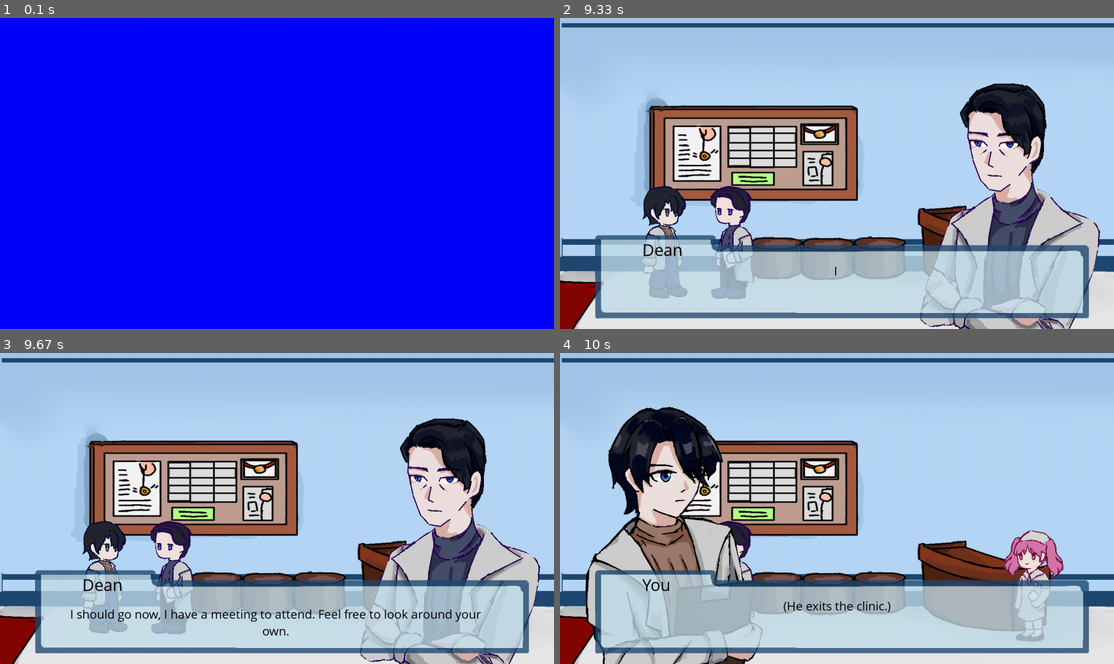
Above: before the commit, frames 1-4 (two rows, left to right).
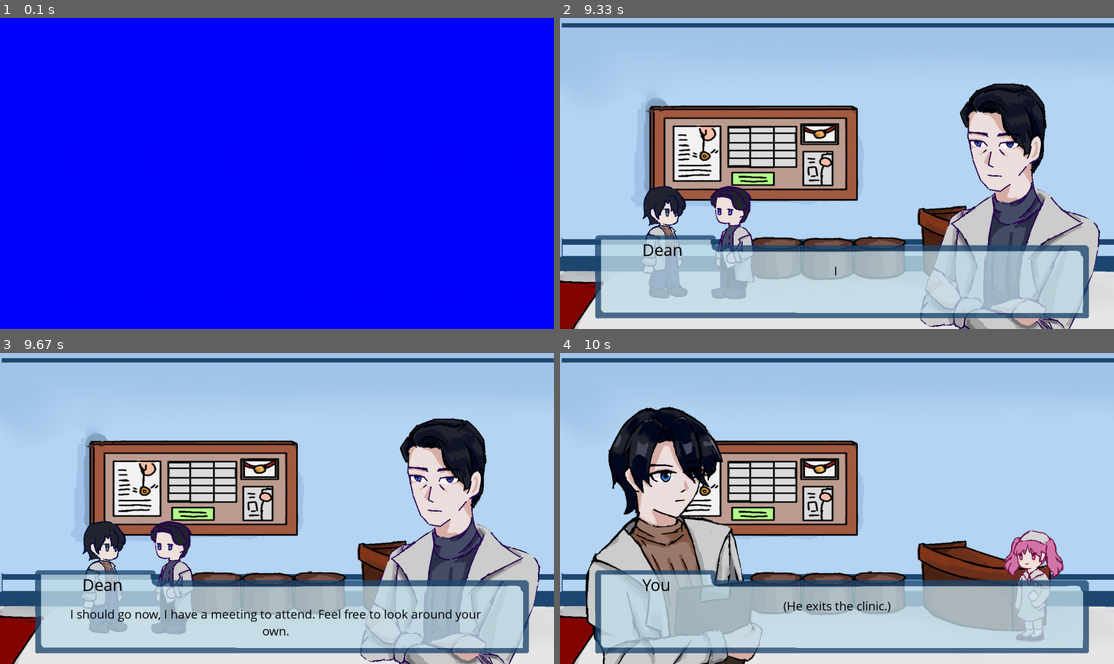
Above: after the commit, the same moments.

Repository: JoyYU271/2510-CSP1123-3-09
Game: pygame game, started from Intro1.py
The game is run twice, just before and just after one commit, with the same random seed, the same clock (stepped at 60 frames per second) and the same inputs.
Inputs:
- Up to frame 1 (0.1 s): no input
- Up to frame 2 (9.33 s): tap L at 0.33 s; hold D 0.67-1.13 s; tap Space at 1.17, 2.67, 3.07, 3.37, 3.63, 3.93, 4.07, 4.37, 4.73, 5.03, 5.23, 5.53, 5.73, 6.03, 6.8, 7.1, 7.23, 7.53, 7.9, 8.2, 8.4, 8.7, 8.9, 9.2 s; tap T at 1.5 s; tap I at 1.83 s; hold A 3-3.53 s; hold A 3.57-3.97 s; hold D 4-4.63 s; hold A 4.67-5.13 s; hold D 5.17-5.63 s; hold D 5.67-6.13 s; hold A 6.73-7.13 s; hold D 7.17-7.8 s; hold A 7.83-8.3 s; hold D 8.33-8.8 s; hold D 8.83-9.3 s
- Up to frame 3 (9.67 s): hold A from 9.33 s (still down); tap Space at 9.4 s
- Up to frame 4 (10 s): tap Space at 9.7, 9.97 s; release A at 9.87 s; hold A from 9.9 s (still down)

Frames 1-3 are identical in both runs. In frame 4, 0.4% of the frame differs, in the area x 27-36%, y 53-86%.

Commit message:
Dean animation works. Normal dialogue does not

Diff:
--- a/Dialogue1.py
+++ b/Dialogue1.py
@@ -471,7 +471,8 @@
 
           player.draw(screen)
 
-          moving_left,moving_right,run =  keyboard_input(moving_left, moving_right, run)
+          events = pygame.event.get()
+          moving_left,moving_right,run =  keyboard_input(events, moving_left, moving_right, run)
 
 
           nearest_npc = npc_manager.get_nearest_npc(player)
--- a/Intro1.py
+++ b/Intro1.py
@@ -681,6 +681,10 @@
         self.space_released = True
         self.cutscene_active = False
 
+        self.dean_exiting = False
+
+
+
     def run(self, moving_left, moving_right, run, dean):
         self.dean = dean
         keys = pygame.key.get_pressed()
@@ -692,7 +696,6 @@
         # --- Movement ---
         if not self.current_dialogue or not self.current_dialogue.talking:
               is_moving = self.player.move(moving_left,moving_right)
-              #self.player.update_animation(is_moving)
         else:
               is_moving = False
         self.player.update_animation(is_moving)
@@ -720,59 +723,53 @@
             if self.current_dialogue:
                self.current_dialogue.handle_option_selection(keys)
 
+
+            if self.current_dialogue:
+                self.npc_name = self.current_dialogue.npc.name
+                self.npc_data = all_dialogues.get(self.npc_name)
+                self.current_story = "chapter_1"
+                self.story_data = self.npc_data.get(self.current_story,[])
+
+                self.step = self.current_dialogue.step
+
+                if self.current_dialogue.step >= len(self.story_data):
+                    self.current_dialogue = None
+                    entry = {}
+                else:
+                    entry = self.story_data[self.step]
+
+            else:
+                entry = {}
+
             if not keys[pygame.K_SPACE]:
-                  self.space_released = True
-        elif self.current_dialogue:
-            self.current_dialogue.talking = False
-            self.current_dialogue.options = []
+                self.space_released = True
 
         # --- Draw dialogue if active ---
         if self.current_dialogue and self.current_dialogue.talking:
             self.current_dialogue.update()
             self.current_dialogue.draw(self.display)
 
-
-        # --- Trigger 'walk away' cutscene ---
-        #if nearest_npc and nearest_npc.name == "Dean":
-            #if not self.current_dialogue.talking and not self.cutscene_active:
-        # if self.current_dialogue and not self.current_dialogue.talking:
-        #     if self.current_dialogue.npc.name == "Dean" and not self.cutscene_active:
-        #         print("Cutscene start!")
-        #         self.cutscene_active = True
-        #     #self.current_dialogue = None
-
-        # # --- Move Dean if cutscene is active ---
-        # if self.cutscene_active and self.current_dialogue.talking:
-        #     print(f"Dean X: {self.dean.rect.x}")
-        #     self.dean.rect.x -= 3  # adjust speed if needed
-        #     self.display.blit(self.dean.image, self.dean.rect)
-
-        #     if self.dean.rect.x < -self.dean.image.get_width():
-        #         if nearest_npc and nearest_npc.name == "Dean":
-        #             if self.cutscene_active and self.dean.rect.x < 0:
-        #                 self.cutscene_active = False
-        #                 print("Dean has exited the screen.")
-
         # --- Trigger cutscene ---
-        self.npc_name = npc.name
-        self.npc = npc
-        self.npc_data = all_dialogues.get(self.npc_name)
-        self.current_story = "chapter_1"
-        self.story_data = self.npc_data.get(self.current_story,[])
-        self.step = 0
-        entry = self.story_data[self.step]
-
-        if self.current_dialogue and not self.cutscene_active:
-            if nearest_npc and nearest_npc.name == "Dean":
-                print("Cutscene start!")
-                self.cutscene_active = True
+        if self.current_dialogue and self.current_dialogue.talking:
+            current_npc_name = self.current_dialogue.npc.name
+
+            if current_npc_name == "Dean":
+                if not self.cutscene_active:
+                    print("Cutscene start!")
+                    self.cutscene_active = True
+
+        else:
+            self.cutscene_active = False
 
         if self.cutscene_active and entry.get("event") == "dean_exits":
+            self.dean_exiting = True
+
+        if self.dean_exiting:
             self.dean.rect.x -= 3
             if self.dean.rect.x < -self.dean.image.get_width():
                         print("Dean has exited the screen.")
+                        self.dean_exiting = False
                         self.cutscene_active = False
-
 
         # --- Back to start screen ---
         if keys[pygame.K_t]:
--- a/NPC_dialog/NPC.json
+++ b/NPC_dialog/NPC.json
@@ -119,8 +119,8 @@
         {"speaker" :"player","text":"I just wanted to familiarize myself with the environment...Father.","shown": false},
         {"speaker" :"narrator","text":"(When you called him 'Father' you notice his brow furrow slightly.)","shown": false},
         {"speaker" :"npc","text":"In the clinic, we are considered superior and subordinate. Try not to call me ‘Father’ here.","shown": false},
-        {"speaker" :"npc","text":"I should go now, I have a meeting to attend. Feel free to look around your own.","event": "dean_exits", "shown": false},
-        {"speaker" :"narrator","text":"(He exits the clinic.)", "shown": false},
+        {"speaker" :"npc","text":"I should go now, I have a meeting to attend. Feel free to look around your own.", "shown": false},
+        {"speaker" :"narrator","text":"(He exits the clinic.)", "event": "dean_exits", "shown": false},
         {"speaker" :"player","text":"(Before exploring, I should send a message to mom.)","shown": false},
         {"speaker" :"player","text":"(You take out your phone and open the chat with your mother.)","shown": false},
         {"speaker" :"narrator","text":"(However,the chat is filled with your own messages.She doesn't read or reply to them.) ","shown": false},
